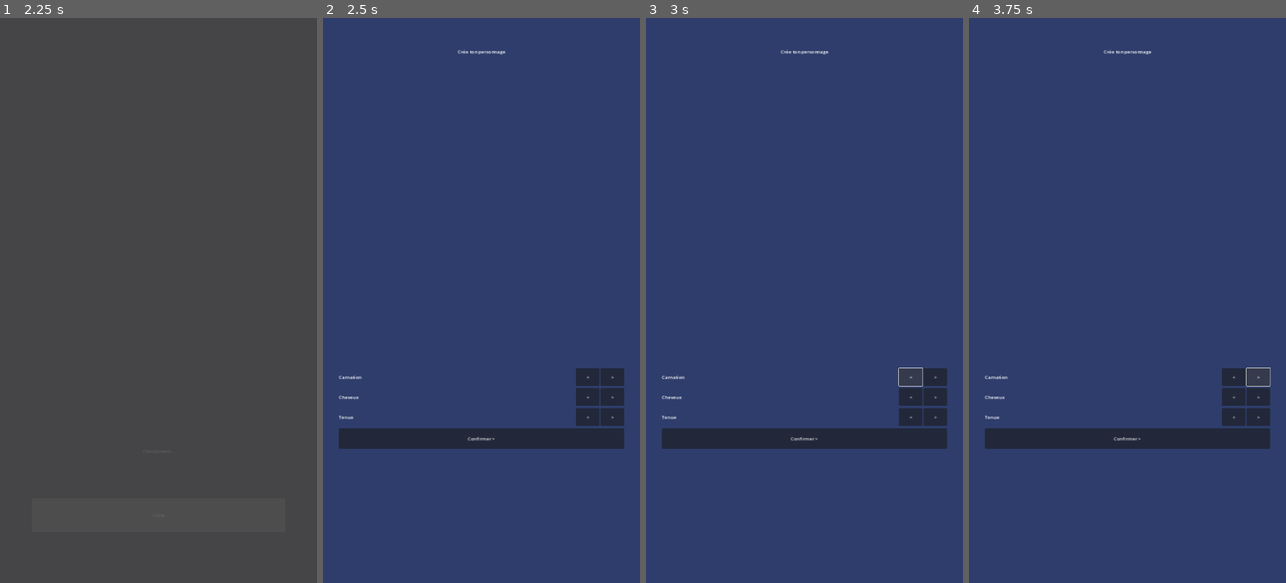
Above: before the commit, frames 1-4 (left to right).
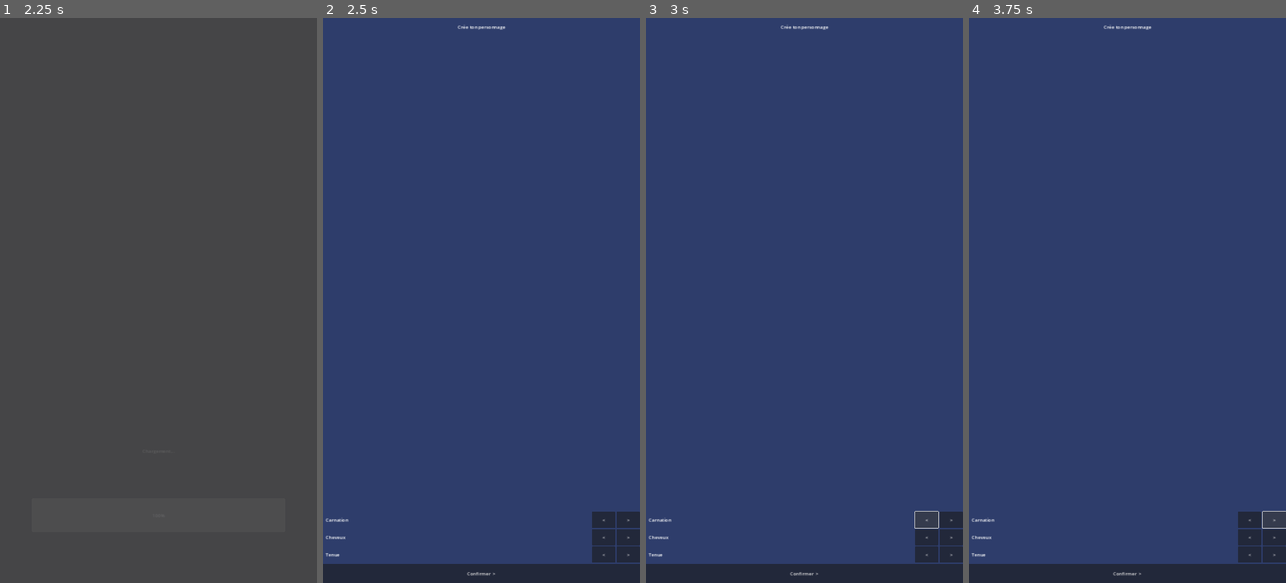
Above: after the commit, the same moments.

Repository: aineotech/BibleWorldKids-Godot
Game: Godot game, scene res://_Game/Scenes/Boot.tscn
Two runs of this game, one before a commit and one after it. Both use one fixed random seed, a clock stepped at 60 frames per second and the inputs below.
Inputs (mouse positions are in pixels of both pictures, inside the frame that each line leads up to):
- Up to frame 1 (2.25 s): tap Enter at 0.5 s; move the mouse to (228, 272) at 0.52 s; hold Right (ui_right) 0.53-1.25 s; hold Space (action_principale) 0.53-1.25 s; click (228, 272) at 0.67 s; drag from (95, 328) to (142, 413) at 1.27 s; tap Space (action_principale) at 2 s; move the mouse to (190, 176) at 2.02 s; hold Right (ui_right) from 2.03 s (still down); hold Space (action_principale) from 2.03 s (still down)
- Up to frame 2 (2.5 s): keep holding Right (ui_right); keep holding Space (action_principale)
- Up to frame 3 (3 s): release Right (ui_right) at 2.75 s; release Space (action_principale) at 2.75 s; click "<" at 2.75 s
- Up to frame 4 (3.75 s): click ">" at 3.5 s

Frame 1 is identical in both runs. In frame 2, 9.5% of the frame differs, in the area x 0-100%, y 1-100%; in frame 3, 9.6%; in frame 4, 9.6%.
Error before the commit: Invalid call. Nonexistent function 'changer_carnation' in base 'Nil'. (res://_Game/Scripts/UI/UIPersonnalisation.gd:34)

Commit message:
fix(scenes): VBoxContainer plein ecran - plus de contenu cache hors viewport
Le web editor affiche le jeu portrait dans une fenetre paysage -> le bas
de l ecran (ancres 0.6+) est invisible. Solution : VBox anchor 0->1
qui distribue le contenu de haut en bas quelle que soit la taille.

Co-Authored-By: Claude Sonnet 4.6 <noreply@anthropic.com>

Diff:
--- a/_Game/Scenes/CreateurAvatar.tscn
+++ b/_Game/Scenes/CreateurAvatar.tscn
@@ -9,7 +9,7 @@
 anchor_bottom = 1.0
 grow_horizontal = 2
 grow_vertical = 2
-avatar = NodePath("Avatar")
+avatar = NodePath("VBox/EspaceAvatar/Avatar")
 
 [node name="Fond" type="ColorRect" parent="."]
 anchor_right = 1.0
@@ -18,94 +18,93 @@
 grow_vertical = 2
 color = Color(0.18, 0.24, 0.42, 1.0)
 
-[node name="Titre" type="Label" parent="."]
-anchor_left = 0.0
-anchor_top = 0.02
+[node name="VBox" type="VBoxContainer" parent="."]
 anchor_right = 1.0
-anchor_bottom = 0.1
+anchor_bottom = 1.0
 grow_horizontal = 2
 grow_vertical = 2
+theme_override_constants/separation = 4
+
+[node name="Titre" type="Label" parent="VBox"]
+custom_minimum_size = Vector2(0, 60)
+size_flags_horizontal = 3
 text = "Crée ton personnage"
 horizontal_alignment = 1
 vertical_alignment = 1
 
-[node name="Avatar" type="Node2D" parent="."]
+[node name="EspaceAvatar" type="Control" parent="VBox"]
+custom_minimum_size = Vector2(0, 120)
+size_flags_horizontal = 3
+size_flags_vertical = 3
+
+[node name="Avatar" type="Node2D" parent="VBox/EspaceAvatar"]
 script = ExtResource("1_perso")
 couche_corps = NodePath("Corps")
 couche_vetement = NodePath("Vetement")
 couche_cheveux = NodePath("Cheveux")
 couche_accessoire = NodePath("Accessoire")
-position = Vector2(540, 500)
+position = Vector2(540, 60)
 
-[node name="Corps" type="Sprite2D" parent="Avatar"]
+[node name="Corps" type="Sprite2D" parent="VBox/EspaceAvatar/Avatar"]
 
-[node name="Vetement" type="Sprite2D" parent="Avatar"]
+[node name="Vetement" type="Sprite2D" parent="VBox/EspaceAvatar/Avatar"]
 
-[node name="Cheveux" type="Sprite2D" parent="Avatar"]
+[node name="Cheveux" type="Sprite2D" parent="VBox/EspaceAvatar/Avatar"]
 
-[node name="Accessoire" type="Sprite2D" parent="Avatar"]
+[node name="Accessoire" type="Sprite2D" parent="VBox/EspaceAvatar/Avatar"]
 
-[node name="Controles" type="VBoxContainer" parent="."]
-anchor_left = 0.05
-anchor_top = 0.62
-anchor_right = 0.95
-anchor_bottom = 1.0
-grow_horizontal = 2
-grow_vertical = 2
-theme_override_constants/separation = 8
-
-[node name="LigneCarnation" type="HBoxContainer" parent="Controles"]
-custom_minimum_size = Vector2(0, 60)
+[node name="LigneCarnation" type="HBoxContainer" parent="VBox"]
+custom_minimum_size = Vector2(0, 55)
 size_flags_horizontal = 3
 
-[node name="LblCarnation" type="Label" parent="Controles/LigneCarnation"]
-text = "Carnation"
+[node name="LblCarnation" type="Label" parent="VBox/LigneCarnation"]
+text = "  Carnation"
 size_flags_horizontal = 3
 vertical_alignment = 1
 
-[node name="BtnCarnationMoins" type="Button" parent="Controles/LigneCarnation"]
-custom_minimum_size = Vector2(80, 60)
+[node name="BtnCarnationMoins" type="Button" parent="VBox/LigneCarnation"]
+custom_minimum_size = Vector2(80, 55)
 text = " < "
 
-[node name="BtnCarnationPlus" type="Button" parent="Controles/LigneCarnation"]
-custom_minimum_size = Vector2(80, 60)
+[node name="BtnCarnationPlus" type="Button" parent="VBox/LigneCarnation"]
+custom_minimum_size = Vector2(80, 55)
 text = " > "
 
-[node name="LigneCheveux" type="HBoxContainer" parent="Controles"]
-custom_minimum_size = Vector2(0, 60)
+[node name="LigneCheveux" type="HBoxContainer" parent="VBox"]
+custom_minimum_size = Vector2(0, 55)
 size_flags_horizontal = 3
 
-[node name="LblCheveux" type="Label" parent="Controles/LigneCheveux"]
-text = "Cheveux"
+[node name="LblCheveux" type="Label" parent="VBox/LigneCheveux"]
+text = "  Cheveux"
 size_flags_horizontal = 3
 vertical_alignment = 1
 
-[node name="BtnCheveuxMoins" type="Button" parent="Controles/LigneCheveux"]
-custom_minimum_size = Vector2(80, 60)
+[node name="BtnCheveuxMoins" type="Button" parent="VBox/LigneCheveux"]
+custom_minimum_size = Vector2(80, 55)
 text = " < "
 
-[node name="BtnCheveuxPlus" type="Button" parent="Controles/LigneCheveux"]
-custom_minimum_size = Vector2(80, 60)
+[node name="BtnCheveuxPlus" type="Button" parent="VBox/LigneCheveux"]
+custom_minimum_size = Vector2(80, 55)
 text = " > "
 
-[node name="LigneTenue" type="HBoxContainer" parent="Controles"]
-custom_minimum_size = Vector2(0, 60)
+[node name="LigneTenue" type="HBoxContainer" parent="VBox"]
+custom_minimum_size = Vector2(0, 55)
 size_flags_horizontal = 3
 
-[node name="LblTenue" type="Label" parent="Controles/LigneTenue"]
-text = "Tenue"
+[node name="LblTenue" type="Label" parent="VBox/LigneTenue"]
+text = "  Tenue"
 size_flags_horizontal = 3
 vertical_alignment = 1
 
-[node name="BtnTenueMoins" type="Button" parent="Controles/LigneTenue"]
-custom_minimum_size = Vector2(80, 60)
+[node name="BtnTenueMoins" type="Button" parent="VBox/LigneTenue"]
+custom_minimum_size = Vector2(80, 55)
 text = " < "
 
-[node name="BtnTenuePlus" type="Button" parent="Controles/LigneTenue"]
-custom_minimum_size = Vector2(80, 60)
+[node name="BtnTenuePlus" type="Button" parent="VBox/LigneTenue"]
+custom_minimum_size = Vector2(80, 55)
 text = " > "
 
-[node name="BtnConfirmer" type="Button" parent="Controles"]
+[node name="BtnConfirmer" type="Button" parent="VBox"]
+custom_minimum_size = Vector2(0, 65)
 size_flags_horizontal = 3
-custom_minimum_size = Vector2(0, 70)
-text = "Confirmer >"
+text = "Confirmer  >"
--- a/_Game/Scenes/MenuPrincipal.tscn
+++ b/_Game/Scenes/MenuPrincipal.tscn
@@ -7,6 +7,8 @@
 script = ExtResource("1_menu")
 anchor_right = 1.0
 anchor_bottom = 1.0
+grow_horizontal = 2
+grow_vertical = 2
 
 [node name="Fond" type="ColorRect" parent="."]
 anchor_right = 1.0
@@ -15,32 +17,34 @@
 grow_vertical = 2
 color = Color(0.11, 0.17, 0.34, 1.0)
 
-[node name="Titre" type="Label" parent="."]
-anchor_left = 0.0
-anchor_top = 0.08
+[node name="VBox" type="VBoxContainer" parent="."]
 anchor_right = 1.0
-anchor_bottom = 0.22
+anchor_bottom = 1.0
 grow_horizontal = 2
 grow_vertical = 2
+theme_override_constants/separation = 8
+
+[node name="Titre" type="Label" parent="VBox"]
+custom_minimum_size = Vector2(0, 120)
+size_flags_horizontal = 3
+size_flags_vertical = 3
 text = "BibleWorld Kids"
 horizontal_alignment = 1
 vertical_alignment = 1
 
-[node name="VBox" type="VBoxContainer" parent="."]
-anchor_left = 0.25
-anchor_top = 0.38
-anchor_right = 0.75
-anchor_bottom = 0.68
-grow_horizontal = 2
-grow_vertical = 2
-
 [node name="BtnJouer" type="Button" parent="VBox"]
+custom_minimum_size = Vector2(0, 80)
 size_flags_horizontal = 3
 text = "Jouer"
 
 [node name="BtnParent" type="Button" parent="VBox"]
+custom_minimum_size = Vector2(0, 80)
 size_flags_horizontal = 3
-text = "Contrôle parental"
+text = "Controle parental"
+
+[node name="Spacer" type="Control" parent="VBox"]
+custom_minimum_size = Vector2(0, 40)
+size_flags_vertical = 3
 
 [node name="UIControlParental" type="Control" parent="."]
 script = ExtResource("2_parent")
@@ -50,10 +54,10 @@
 grow_vertical = 2
 
 [node name="Panneau" type="Panel" parent="UIControlParental"]
-anchor_left = 0.15
-anchor_top = 0.15
-anchor_right = 0.85
-anchor_bottom = 0.85
+anchor_left = 0.05
+anchor_top = 0.1
+anchor_right = 0.95
+anchor_bottom = 0.9
 grow_horizontal = 2
 grow_vertical = 2
 visible = false
@@ -62,7 +66,7 @@
 anchor_left = 0.05
 anchor_top = 0.04
 anchor_right = 0.95
-anchor_bottom = 0.2
+anchor_bottom = 0.18
 grow_horizontal = 2
 grow_vertical = 2
 horizontal_alignment = 1
@@ -70,18 +74,18 @@
 
 [node name="Affichage" type="Label" parent="UIControlParental/Panneau"]
 anchor_left = 0.05
-anchor_top = 0.2
+anchor_top = 0.18
 anchor_right = 0.95
-anchor_bottom = 0.36
+anchor_bottom = 0.32
 grow_horizontal = 2
 grow_vertical = 2
 horizontal_alignment = 1
 text = ""
 
 [node name="ClavierPIN" type="GridContainer" parent="UIControlParental/Panneau"]
-anchor_left = 0.1
-anchor_top = 0.38
-anchor_right = 0.9
+anchor_left = 0.05
+anchor_top = 0.32
+anchor_right = 0.95
 anchor_bottom = 0.82
 grow_horizontal = 2
 grow_vertical = 2
@@ -135,7 +139,7 @@
 [node name="BtnEffacer" type="Button" parent="UIControlParental/Panneau/ClavierPIN"]
 size_flags_horizontal = 3
 size_flags_vertical = 3
-text = "⌫"
+text = "< "
 
 [node name="Btn0" type="Button" parent="UIControlParental/Panneau/ClavierPIN"]
 size_flags_horizontal = 3
@@ -148,9 +152,9 @@
 text = "OK"
 
 [node name="BtnFermer" type="Button" parent="UIControlParental/Panneau"]
-anchor_left = 0.3
+anchor_left = 0.2
 anchor_top = 0.85
-anchor_right = 0.7
+anchor_right = 0.8
 anchor_bottom = 0.97
 grow_horizontal = 2
 grow_vertical = 2
